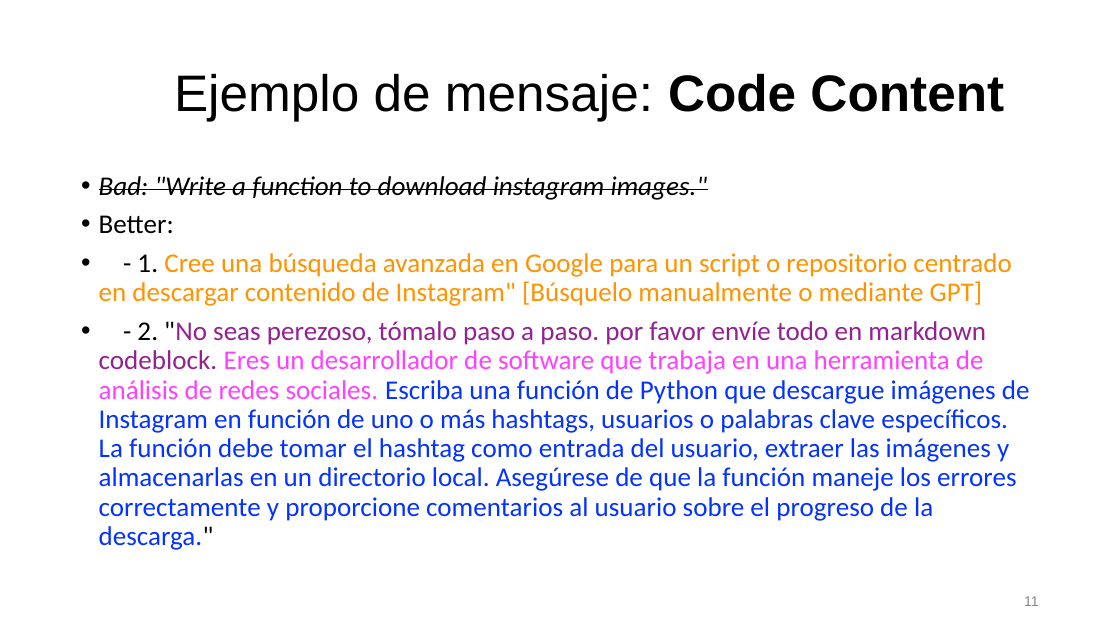
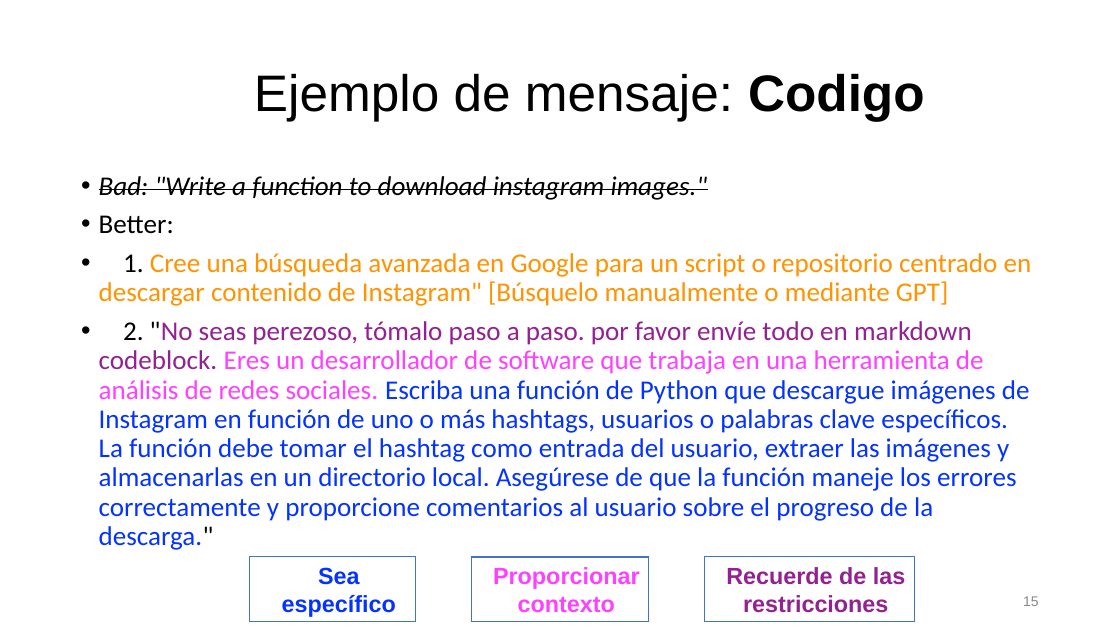
Before and after one commit to irregularchat/Counter_Malign_Information_Training, a slide deck: slide 15 of Counter_Malign_Information/4-Implement-For_Instructors/Lesson_Plans/Lesson_01-Creating_Synthetic_Content/Audio_Visual-Template/MASTER-Lesson_Slide-Create_AI_Content.pptx (slide 11 before the commit). Drawn at 1120x630 pixels with LibreOffice and Linux fonts; fonts in the diff are those of the drawing. Boxes give left, top, right and bottom in pixels: in the first picture for what was removed or moved away, otherwise in the second. Text is boxed around its words. In the diff, an @@ line names an element or a change of style, - is before the commit and + after.

```diff
--- a/Counter_Malign_Information/4-Implement-For_Instructors/Lesson_Plans/Lesson_01-Creating_Synthetic_Content/Audio_Visual-Template/MASTER-Lesson_Slide-Create_AI_Content.pptx
+++ b/Counter_Malign_Information/4-Implement-For_Instructors/Lesson_Plans/Lesson_01-Creating_Synthetic_Content/Audio_Visual-Template/MASTER-Lesson_Slide-Create_AI_Content.pptx
@@ title at box(254, 73, 925, 121): text changed @@
-Ejemplo de mensaje: Code Content
+Ejemplo de mensaje: Codigo
@@ text at box(99, 253, 1032, 550): text changed @@
-• - 1. Cree una búsqueda avanzada en Google para un script o repositorio centrado en descargar contenido de Instagram" [Búsquelo manualmente o mediante GPT]
-• - 2. "No seas perezoso, tómalo paso a paso. por favor envíe todo en markdown codeblock. Eres un desarrollador de software que trabaja en una herramienta de análisis de redes sociales. Escriba una función de Python que descargue imágenes de Instagram en función de uno o más hashtags, usuarios o palabras clave específicos. La función debe tomar el hashtag como entrada del usuario, extraer las imágenes y almacenarlas en un directorio local. Asegúrese de que la función maneje los errores correctamente y proporcione comentarios al usuario sobre el progreso de la descarga."
+• 1. Cree una búsqueda avanzada en Google para un script o repositorio centrado en descargar contenido de Instagram" [Búsquelo manualmente o mediante GPT]
+• 2. "No seas perezoso, tómalo paso a paso. por favor envíe todo en markdown codeblock. Eres un desarrollador de software que trabaja en una herramienta de análisis de redes sociales. Escriba una función de Python que descargue imágenes de Instagram en función de uno o más hashtags, usuarios o palabras clave específicos. La función debe tomar el hashtag como entrada del usuario, extraer las imágenes y almacenarlas en un directorio local. Asegúrese de que la función maneje los errores correctamente y proporcione comentarios al usuario sobre el progreso de la descarga."
@@ rectangle added at box(250, 557, 415, 622), fill #FFFFFF, outline #4472C4 1 pt, 20 pt, text #0433FF, bold @@
+Sea específico
@@ rectangle added at box(471, 557, 649, 622), fill #FFFFFF, outline #4472C4 1 pt, 20 pt, text #FF40FF, bold @@
+Proporcionar contexto
@@ rectangle added at box(705, 557, 914, 622), fill #FFFFFF, outline #4472C4 1 pt, 20 pt, text #942192, bold @@
+Recuerde de las restricciones
@@ page number at box(1023, 596, 1039, 606): text changed @@
-11
+15
```
Also in this commit, not shown: 9 other slides changed, 4 slides added, 10 other files.
